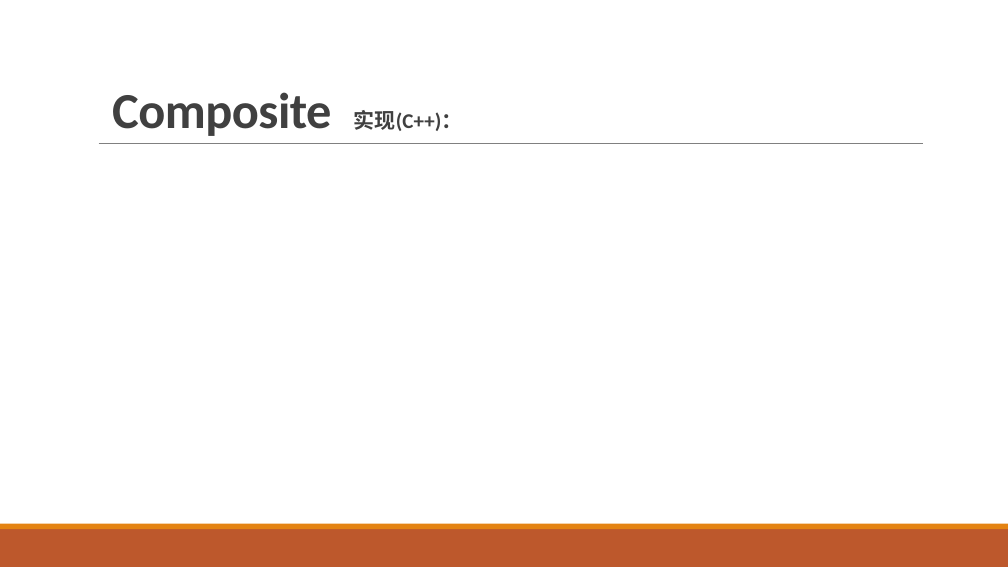
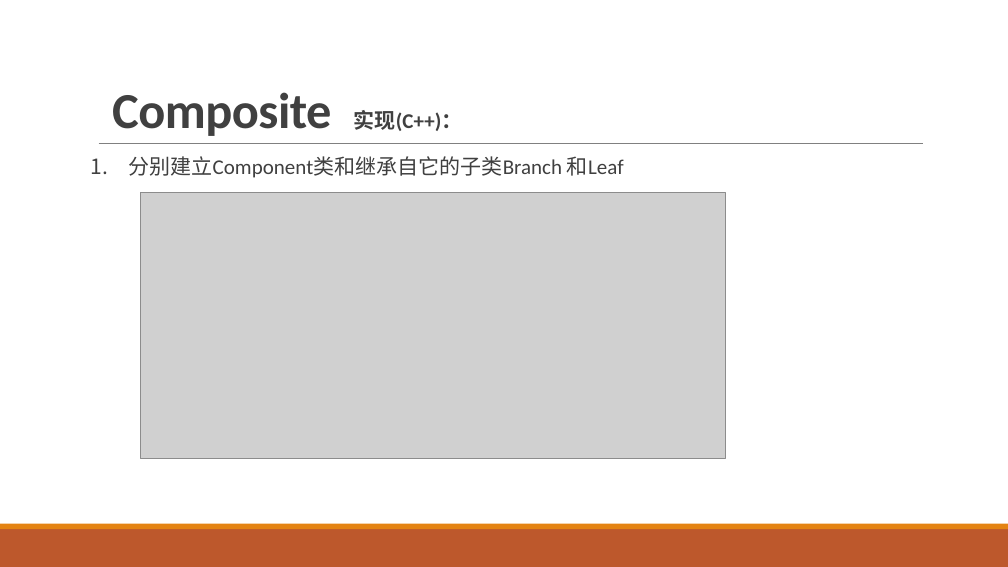
Before and after one commit to xavier-zy/design-pattern, a slide deck: slide 11 of 软件架构ppt.pptx. Drawn at 1008x567 pixels with LibreOffice and Linux fonts; fonts in the diff are those of the drawing; grey boxes stand for pictures. Boxes give left, top, right and bottom in pixels: in the first picture for what was removed or moved away, otherwise in the second. Text is boxed around its words. In the diff, an @@ line names an element or a change of style, - is before the commit and + after.

```diff
--- a/软件架构ppt.pptx
+++ b/软件架构ppt.pptx
@@ text added at <box>129,156,624,178</box>, 20 pt, text #404040 @@
+1. 分别建立Component类和继承自它的子类Branch 和Leaf
@@ picture added at <box>140,193,725,458</box> @@
```
Also in this commit, not shown: 1 other slide changed, 5 slides added, 5 other files.
